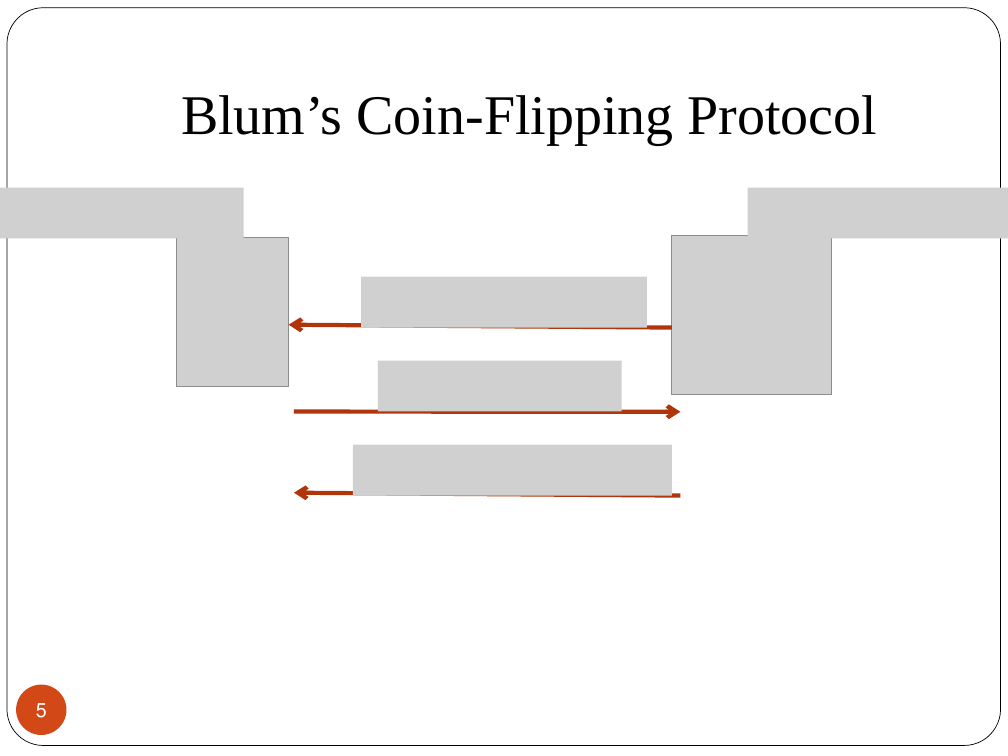
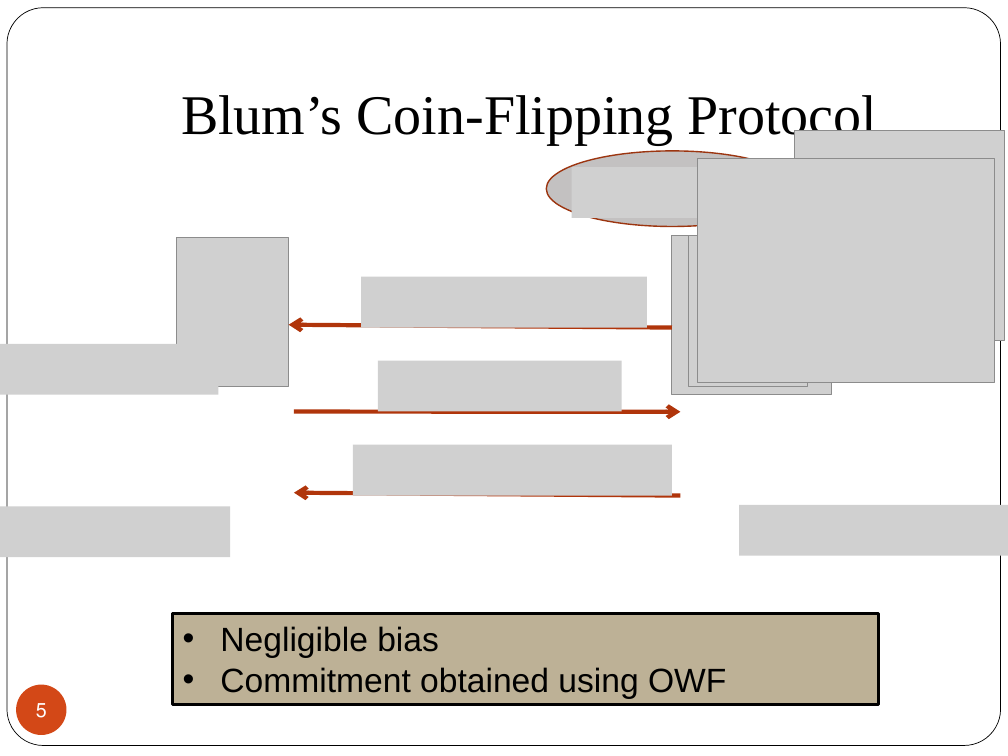
Before and after one commit to iftachh/MyHomepage, a slide deck: slide 5 of papers/CoinFlipping/Seminar.pptx. Drawn at 1008x756 pixels with LibreOffice and Linux fonts; fonts in the diff are those of the drawing; grey boxes stand for pictures. Boxes give left, top, right and bottom in pixels: in the first picture for what was removed or moved away, otherwise in the second. Text is boxed around its words. In the diff, an @@ line names an element or a change of style, - is before the commit and + after.

```diff
--- a/papers/CoinFlipping/Seminar.pptx
+++ b/papers/CoinFlipping/Seminar.pptx
@@ picture added at [794, 130, 1004, 340] @@
@@ speech bubble added at [546, 151, 798, 227], fill #C3C1C1, outline #9C3511 1 pt @@
@@ picture added at [572, 167, 790, 218] @@
@@ picture added at [698, 159, 995, 382] @@
@@ picture removed at [0, 187, 244, 238] @@
@@ picture removed at [748, 187, 1008, 238] @@
@@ picture added at [688, 235, 807, 386] @@
@@ picture added at [761, 248, 1005, 298] @@
@@ picture added at [0, 344, 219, 394] @@
@@ picture added at [0, 506, 231, 556] @@
@@ picture added at [739, 505, 1008, 555] @@
@@ rectangle added at [172, 613, 878, 705], fill #BDB196, outline #000000 2.25 pt, 24 pt, text #000000 @@
+• Negligible bias
+• Commitment obtained using OWF
```
Also in this commit, not shown: 20 other slides changed, 1 slide added, 4 slides removed.
